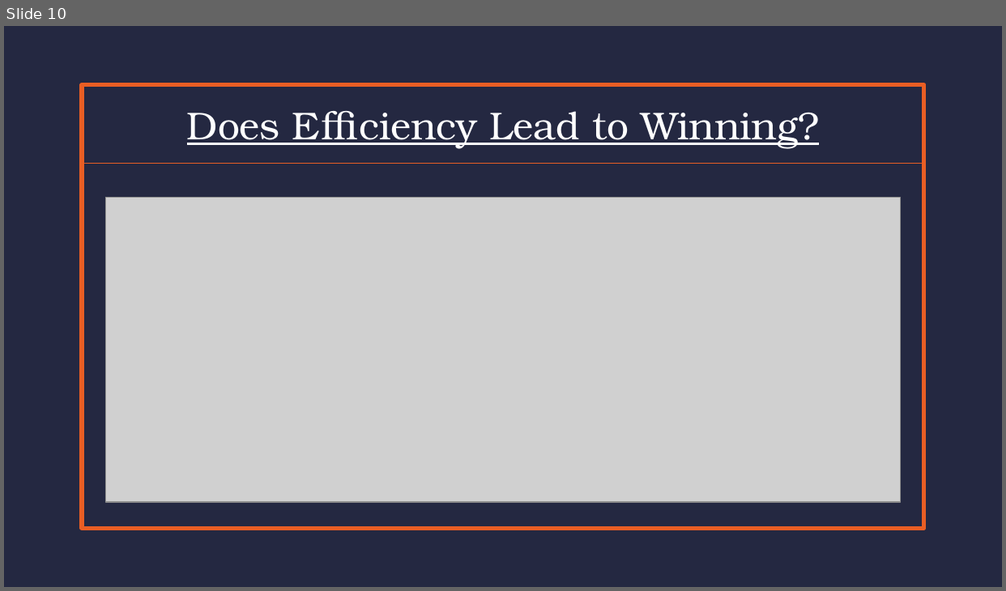
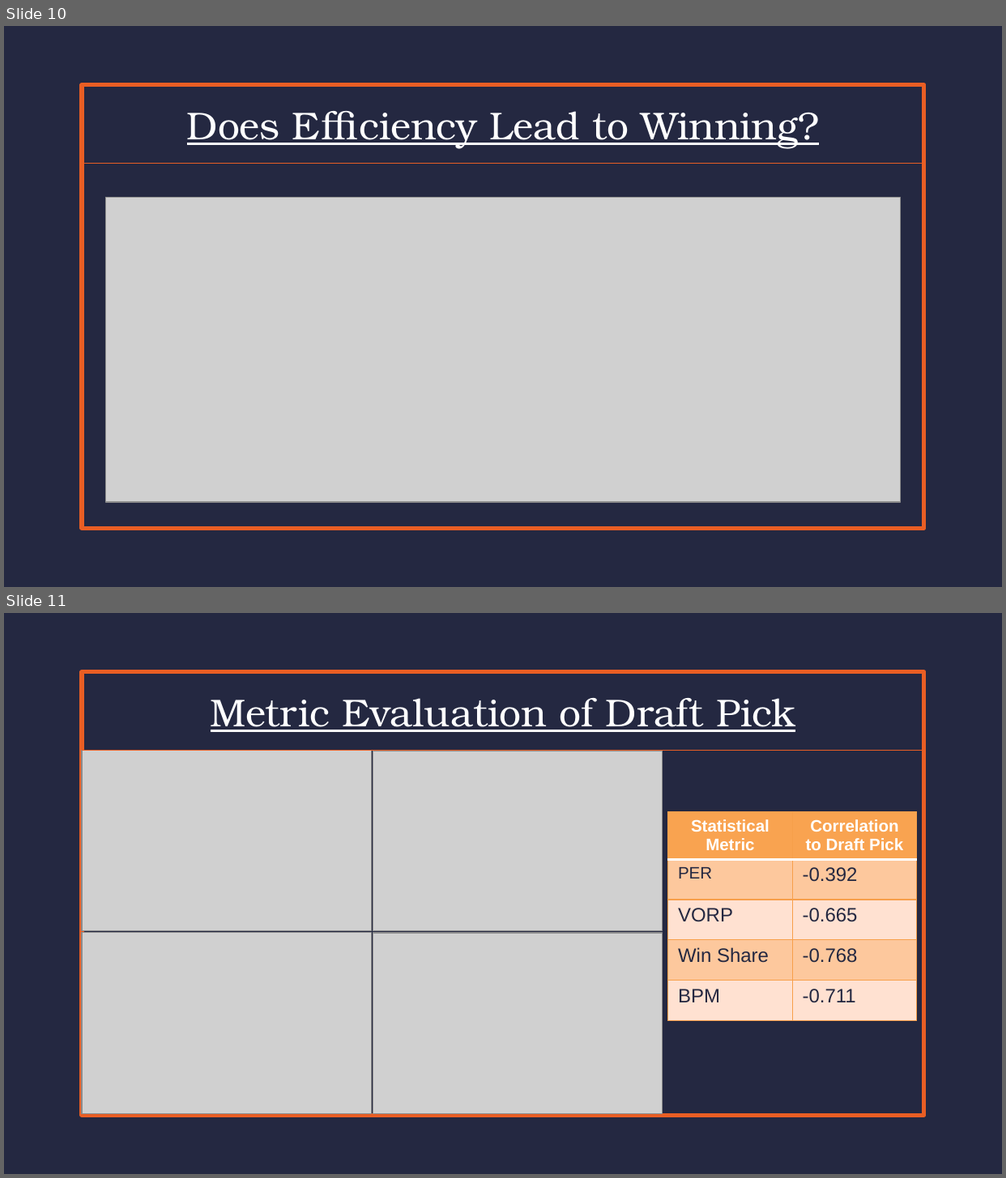
Before and after one commit to Zavello/capstone_DA12_NBA, a slide deck: CapStone Presentation.pptx. Shown one above the other, each under a label of ours: slide 10 before the commit, slides 10 and 11 after it. The pictures are 1006x591 and 1006x1178 pixels, drawn with LibreOffice and Linux fonts; fonts in the diff are those of the drawing; grey boxes stand for pictures. Boxes give left, top, right and bottom in pixels: in the first picture for what was removed or moved away, otherwise in the second. Text is boxed around its words. In the diff, an @@ line names an element or a change of style, - is before the commit and + after.

```diff
--- a/CapStone Presentation.pptx
+++ b/CapStone Presentation.pptx
@@ slide 11 added at bbox=[4, 613, 1002, 1174], background #242841; not listed: 1 template element that a slide beside it also shows @@
@@ rectangle added at bbox=[82, 673, 924, 750], outline #E95E24 0.75 pt, 28 pt, text #FFFFFF, underline @@
+Metric Evaluation of Draft Pick
@@ picture added at bbox=[82, 750, 371, 931] @@
@@ picture added at bbox=[373, 751, 662, 931] @@
@@ table added at bbox=[667, 811, 917, 1023], 5 rows, 2 columns @@
+Statistical Metric | Correlation to Draft Pick
+PER | -0.392
+VORP | -0.665
+Win Share | -0.768
+BPM | -0.711
@@ picture added at bbox=[82, 933, 371, 1115] @@
@@ picture added at bbox=[373, 933, 662, 1115] @@
```
Also in this commit, not shown: 1 other slide added, 11 other files.
